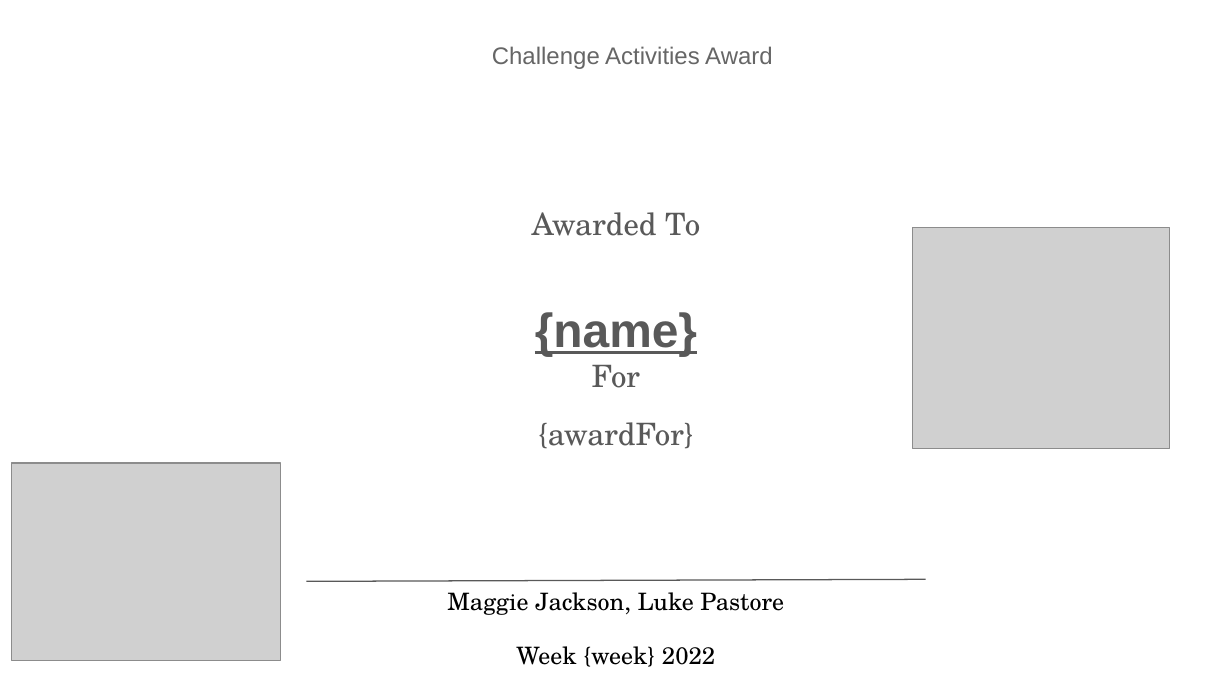
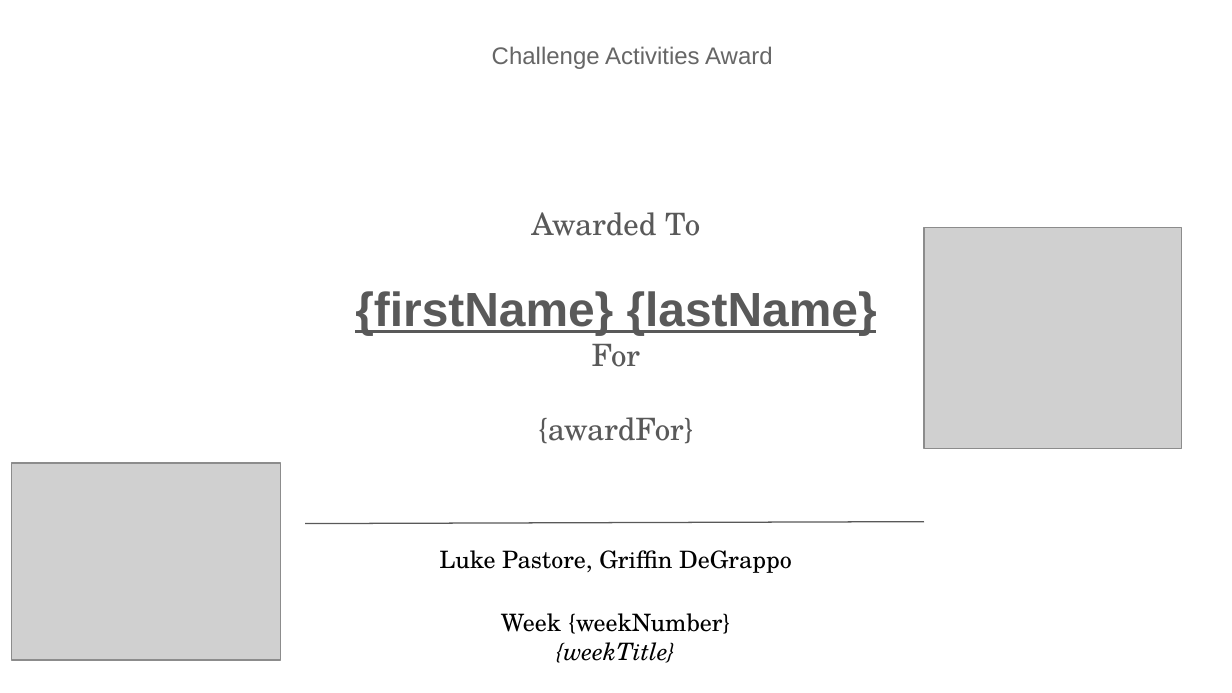
Before and after one commit to Knapptr/boynton, a slide deck: slide 1 of templates/challengeActivitiesAward_template.pptx. Drawn at 1232x693 pixels with LibreOffice and Linux fonts; fonts in the diff are those of the drawing; grey boxes stand for pictures. Boxes give left, top, right and bottom in pixels: in the first picture for what was removed or moved away, otherwise in the second. Text is boxed around its words. In the diff, an @@ line names an element or a change of style, - is before the commit and + after.

```diff
--- a/templates/challengeActivitiesAward_template.pptx
+++ b/templates/challengeActivitiesAward_template.pptx
@@ picture: place and size @@
-picture at (913,228,1170,448)
+picture at (924,228,1181,448)
@@ text at (355,291,877,335): text changed @@
-{name}
+{firstName} {lastName}
@@ freeform shape added at (306,521,924,524), outline #595959 0.75 pt @@
@@ text at (439,550,792,573): text changed @@
-Maggie Jackson, Luke Pastore
+Luke Pastore, Griffin DeGrappo
@@ line removed from (307, 582) to (925, 579) @@
@@ text at (501,613,731,663): text changed @@
-Week {week} 2022
+Week {weekNumber}
+{weekTitle}
```
Also in this commit, not shown: 4 other files.
